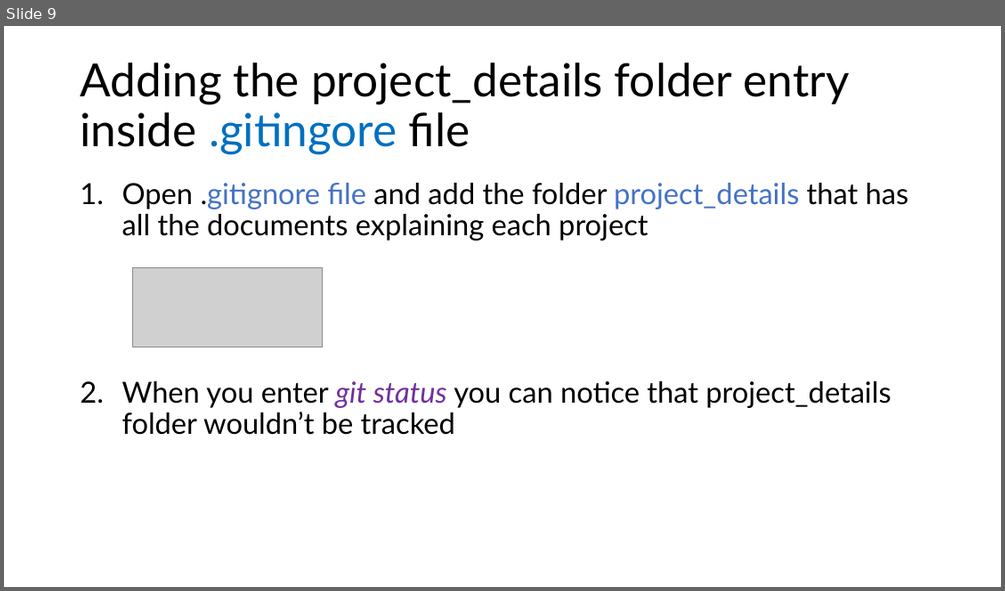
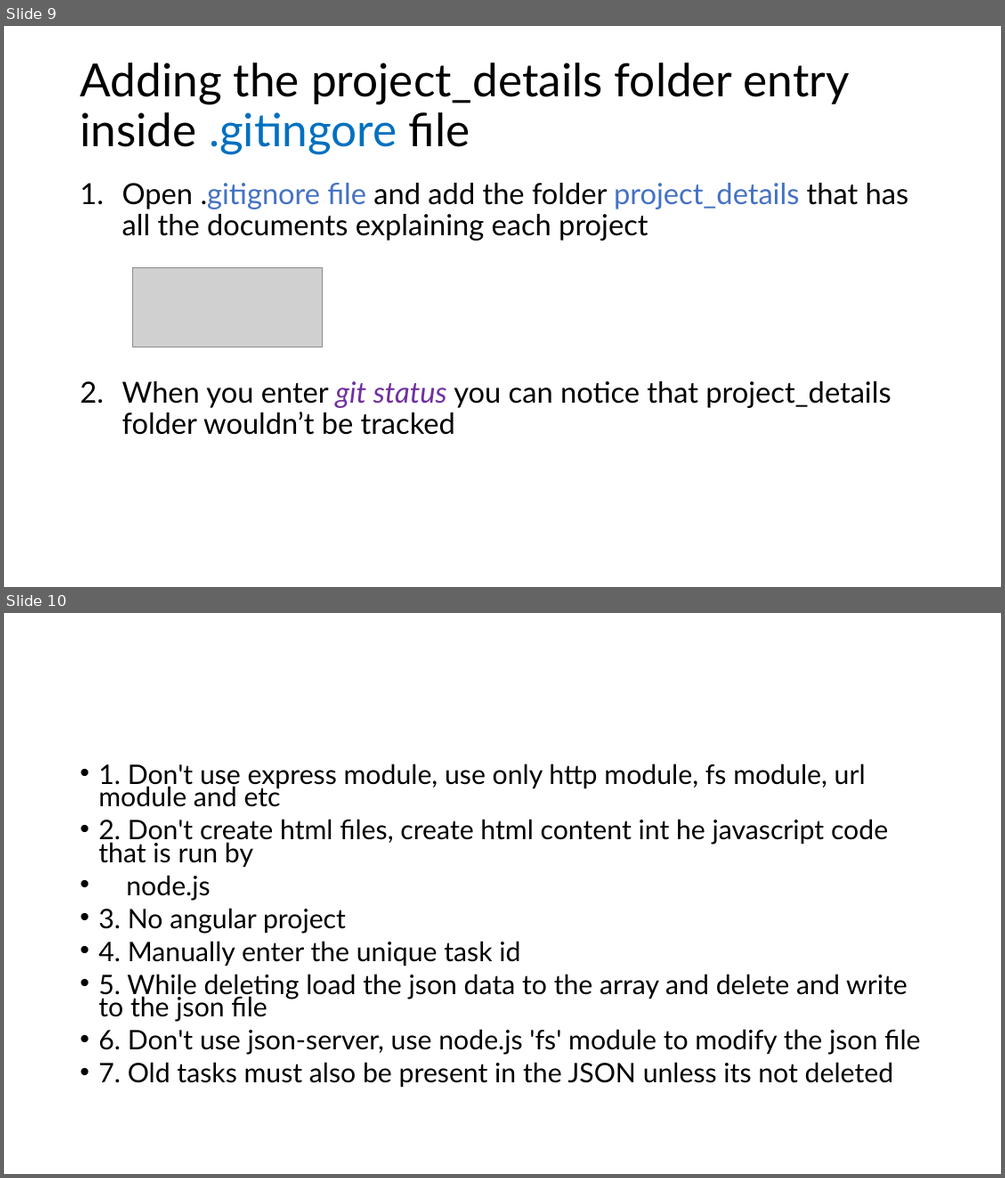
Before and after one commit to Kaleakash/TCSMEANStackTraining, a slide deck: Phase 3 - Task Planner.pptx. Shown one above the other, each under a label of ours: slide 9 before the commit, slides 9 and 10 after it. The pictures are 1005x591 and 1005x1178 pixels, drawn with LibreOffice and Linux fonts; fonts in the diff are those of the drawing; grey boxes stand for pictures. Boxes give left, top, right and bottom in pixels: in the first picture for what was removed or moved away, otherwise in the second. Text is boxed around its words. In the diff, an @@ line names an element or a change of style, - is before the commit and + after.

Commit message:
task planner

```diff
--- a/Phase 3 - Task Planner.pptx
+++ b/Phase 3 - Task Planner.pptx
@@ slide 10 added at (4,613,1001,1174), background #FFFFFF @@
@@ text added at (98,763,920,1087), 25.9 pt, text #000000 @@
+• 1. Don't use express module, use only http module, fs module, url module and etc
+• 2. Don't create html files, create html content int he javascript code that is run by
+• node.js
+• 3. No angular project
+• 4. Manually enter the unique task id
+• 5. While deleting load the json data to the array and delete and write to the json file
+• 6. Don't use json-server, use node.js 'fs' module to modify the json file
+• 7. Old tasks must also be present in the JSON unless its not deleted
```
Also in this commit, not shown: 2 other files.
